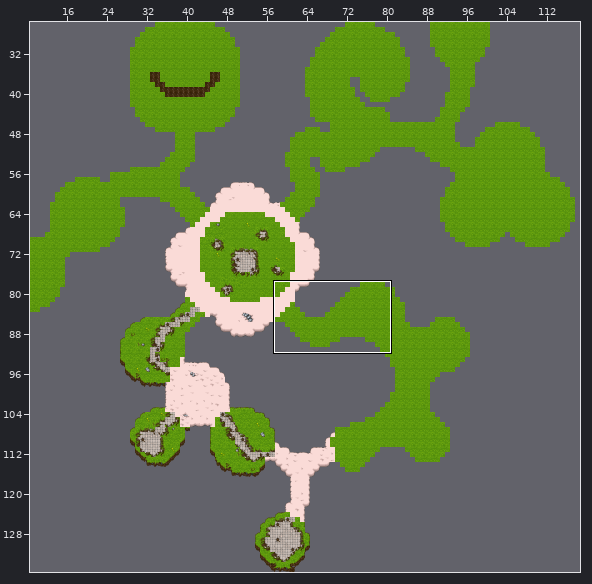
Tiled map, stored at data/level1.tmx. Above, an overview of the earlier version with the close-up marked.
Close-up. The starting point:
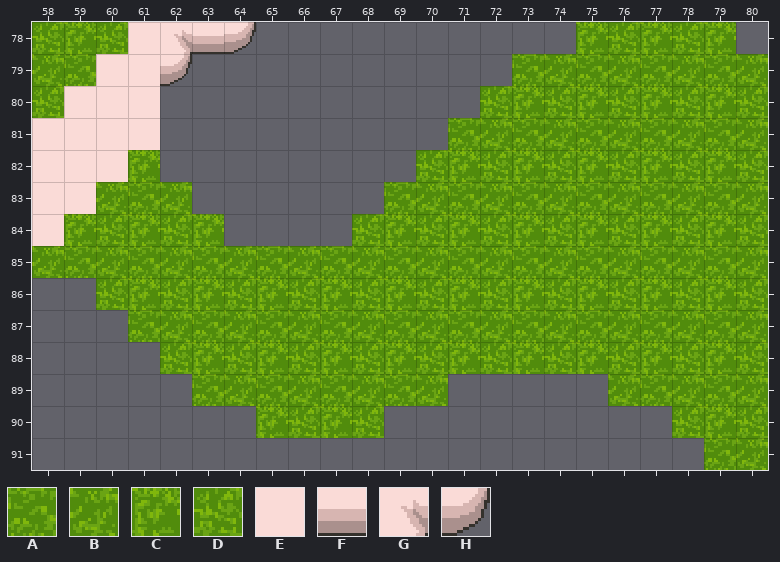
Cells are 48x48 px. Shown: x 58..80, y 78..91. The commit also changed other parts of the map, which this record leaves out. Not drawn, because the pictures are missing: unchanged layer "collision".
Key: from "maptile": A 10, B 11, C 35, D 36, E 140, F 207, G 238, H 254.
_ is an empty cell.
Layers that did not change in this view are not listed.
Layer "normal background" before, first column x 58:
78 DCDEGFH__________CDCDC_
79 BAEEH__________ABABABAB
80 DEEE__________DCDCDCDCD
81 EEEE_________ABABABABAB
82 EEEC________DCDCDCDCDCD
83 EEBAB______ABABABABABAB
84 ECDCDC____DCDCDCDCDCDCD
85 BABABABABABABABABABABAB
86 __DCDCDCDCDCDCDCDCDCDCD
87 ___ABABABABABABABABABAB
88 ____DCDCDCDCDCDCDCDCDCD
89 _____ABABABAB_____BABAB
90 _______CDCD_________DCD
91 _____________________AB
After:
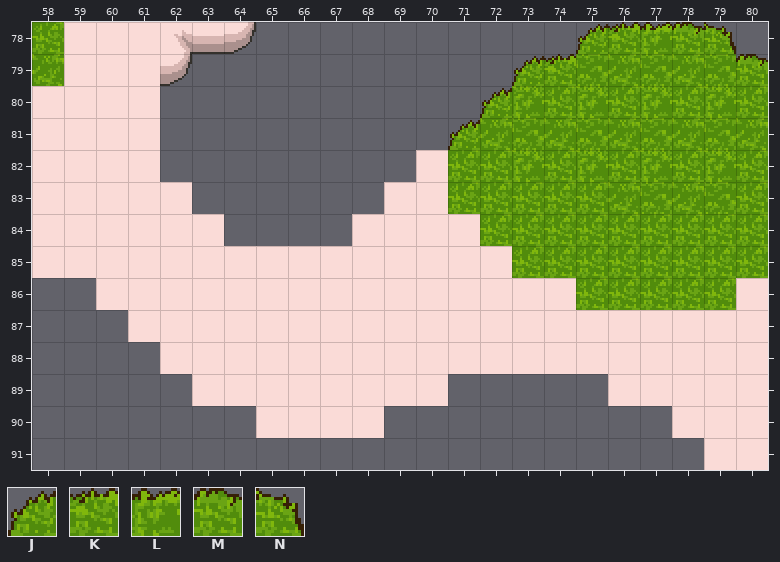
Further tiles: from "maptile": J 0, K 2, L 3, M 4, N 6.
What changed:
Changed rows in their new state; . is an unchanged cell.
Layer "normal background":
first column x 58:
78 .EE..............JKLMN.
79 .E.............JK.....M
80 E.............J........
81 .............J.........
82 ...E........ED.........
83 ..EEE......EEDDDDD....D
84 .EEEEE....EEEE.D.D.D.D.
85 EEEEEEEEEEEEEEEDDDDDDDD
86 ..EEEEEEEEEEEEEEED.D.DE
87 ...EEEEEEEEEEEEEEEEEEEE
88 ....EEEEEEEEEEEEEEEEEEE
89 .....EEEEEEEE.....EEEEE
90 .......EEEE.........EEE
91 .....................EE
Changed places in both close-ups, as pixel boxes (x1, y1, x2, y2):
changed: (32, 22, 768, 470)
